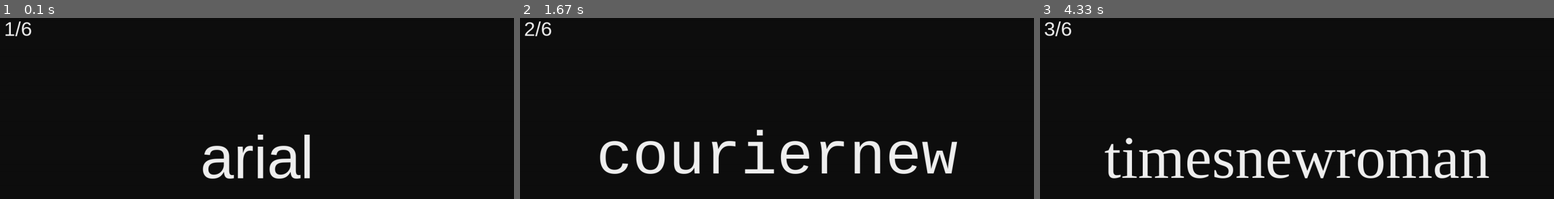
Above: before the commit, frames 1-3 (left to right).
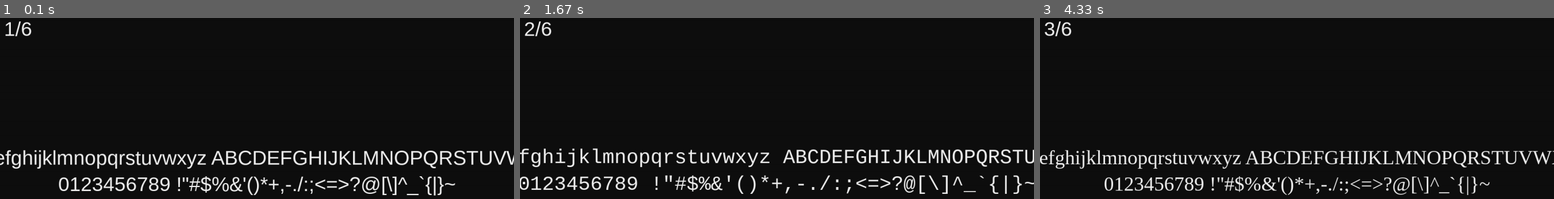
Above: after the commit, the same moments.

Repository: Tobyy85/pygame_fonts
Game: pygame game, started from fonts.py
Same seed, same stepped clock (60 frames per second), same inputs: the game is played once before the commit and once after it.
Inputs:
- Up to frame 1 (0.1 s): no input
- Up to frame 2 (1.67 s): hold Right 0.33-0.8 s; hold Right 0.83-1.3 s; hold Left from 1.33 s (still down)
- Up to frame 3 (4.33 s): release Left at 1.87 s; hold Left 1.9-2.3 s; hold Right 2.33-2.97 s; hold Left 3-3.47 s; hold Right 3.5-3.97 s; hold Right from 4 s (still down)

The runs differ from the first frame. In frame 1, 7.0% of the frame differs, in the area x 0-100%, y 64-99%; in frame 2, 8.9%, in the area x 0-100%, y 61-98%; in frame 3, 8.5%.

Commit message:
Updated text to be displayed

Diff:
--- a/fonts.py
+++ b/fonts.py
@@ -41,11 +41,19 @@
 
     screen.fill((15, 15, 15))
 
-    font = pg.font.SysFont(fonts[current_font_index], 150)
-    text = fonts[current_font_index]
+    font = pg.font.SysFont(fonts[current_font_index], 50)
+    text = f'{string.ascii_lowercase} {string.ascii_uppercase}'
     rendered_text = font.render(text, True, (240, 240, 240))
     rect = rendered_text.get_rect()
     rect.center = (w//2, h//2)
+    screen.blit(rendered_text, rect)
+
+    bottom_pos = rect.bottom
+
+    text = f'{string.digits} {string.punctuation}'
+    rendered_text = font.render(text, True, (240, 240, 240))
+    rect = rendered_text.get_rect()
+    rect.center = (w//2, bottom_pos + 10 + rect.height//2)
     screen.blit(rendered_text, rect)
 
     font = pg.font.SysFont('arial', 50)
